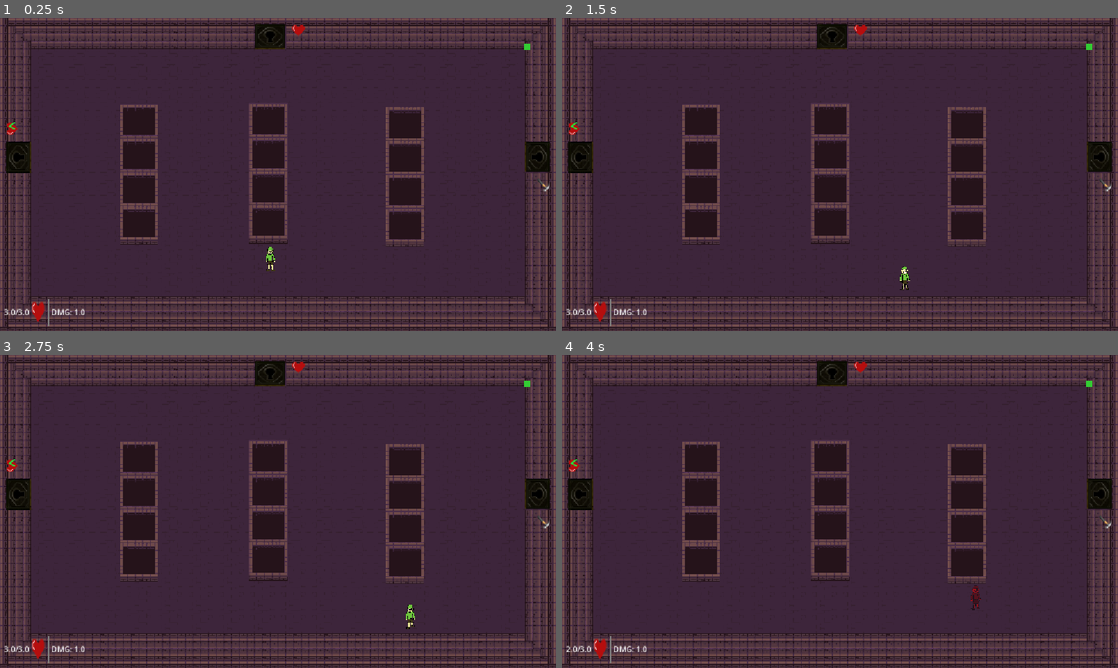
Above: before the commit, frames 1-4 (two rows, left to right).
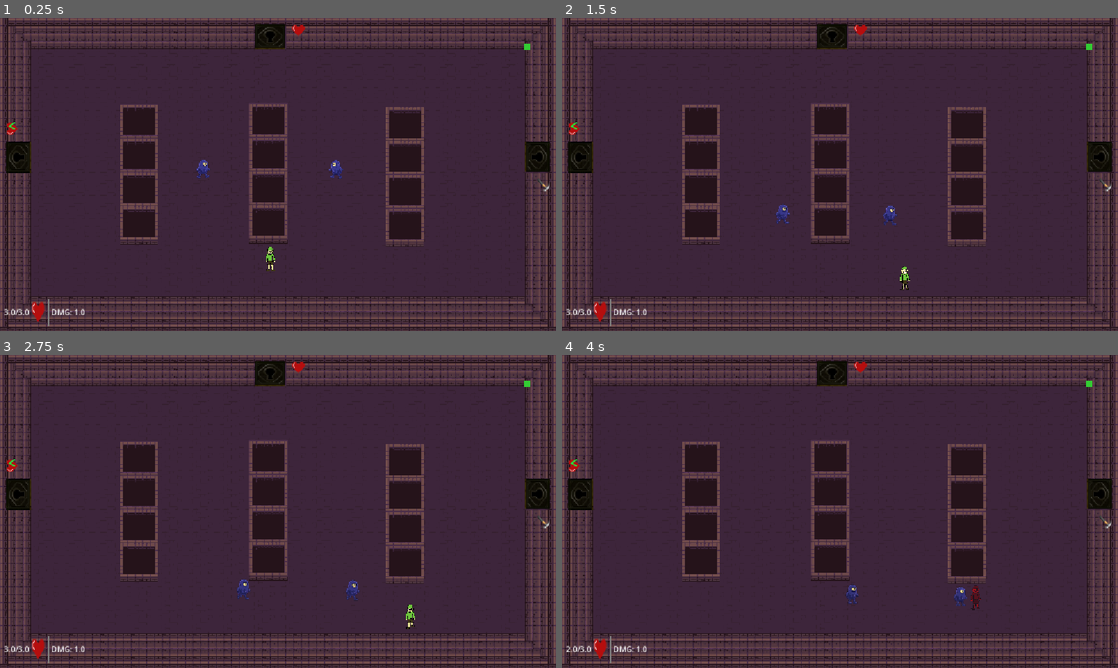
Above: after the commit, the same moments.

Repository: aradaynt/ZeldaRogueLite
Game: Godot game, scene res://scenes/combat_room_9.tscn
Same seed, same stepped clock (60 frames per second), same inputs: the game is played once before the commit and once after it. This scene is started directly instead of the project's main scene. The engine's default icon, where the game draws it, is replaced by a stand-in: a white triangle on a blue panel in a dark square.
Inputs:
- Up to frame 1 (0.25 s): no input
- Up to frame 2 (1.5 s): tap Enter (ui_accept) at 0.5, 0.77 s; hold Right (ui_right) 0.53-1.28 s; hold E (attack) 0.53-1.28 s; hold Down (ui_down) from 1.28 s (still down); tap E (attack) at 1.35 s
- Up to frame 3 (2.75 s): tap Enter (ui_accept) at 1.52 s; release Down (ui_down) at 2.03 s; hold Right (ui_right) from 2.03 s (still down); hold E (attack) from 2.03 s (still down)
- Up to frame 4 (4 s): release Right (ui_right) at 2.78 s; release E (attack) at 2.78 s; hold Up (ui_up) 2.78-3.53 s; tap E (attack) at 2.85 s; tap Enter (ui_accept) at 3.02, 3.77 s; hold Left (ui_left) from 3.53 s (still down); hold E (attack) from 3.53 s (still down)

The runs differ from the first frame. In frame 1, 0.2% of the frame differs, in the area x 35-62%, y 45-52%; in frame 2, 0.2%; in frame 3, 0.2%, in the area x 42-65%, y 71-79%; in frame 4, 0.2%.

Commit message:
Fix: Invisible enemies no longer invisible, Boss stunned for longer

Diff:
--- a/scenes/combat_room_9.tscn
+++ b/scenes/combat_room_9.tscn
@@ -58,9 +58,7 @@
 visible = false
 
 [node name="Enemy" parent="." index="9" instance=ExtResource("3_vml84")]
-visible = false
 position = Vector2(415, 295)
 
 [node name="Enemy2" parent="." index="10" instance=ExtResource("3_vml84")]
-visible = false
 position = Vector2(703, 296)
--- a/scripts/boss.gd
+++ b/scripts/boss.gd
@@ -122,7 +122,17 @@
 		var knockback_direction = (global_position - _source_position).normalized()
 		knockback = knockback_direction * 600
 		is_stunned = true
+		await get_tree().create_timer(0.3).timeout
+		is_stunned = false
 
+	anim.modulate = Color(1, 0, 0)
+	await get_tree().create_timer(0.1).timeout
+	anim.modulate = Color(1, 1, 1)
+	await get_tree().create_timer(0.1).timeout
+	anim.modulate = Color(1, 0, 0)
+	await get_tree().create_timer(0.1).timeout
+	anim.modulate = Color(1, 1, 1)
+	await get_tree().create_timer(0.1).timeout
 	anim.modulate = Color(1, 0, 0)
 	await get_tree().create_timer(0.1).timeout
 	anim.modulate = Color(1, 1, 1)
Not shown, changed: export_presets.cfg
Not shown, removed: Zolda_1.2.0.console.exe
Not shown, changed: Zolda_1.2.0.exe
Not shown, changed: Zolda_1.2.0.pck
Not shown, removed: Zolda_1.2.0.sh
Not shown, changed: Zolda_1.2.0.x86_64
Not shown, added: Zolda_1.2.1.console.exe
Not shown, added: Zolda_1.2.1.exe
Not shown, added: Zolda_1.2.1.pck
Not shown, added: Zolda_1.2.1.sh
Not shown, added: Zolda_1.2.1.x86_64
Not shown, added: Zolda_1.2.1.zip
